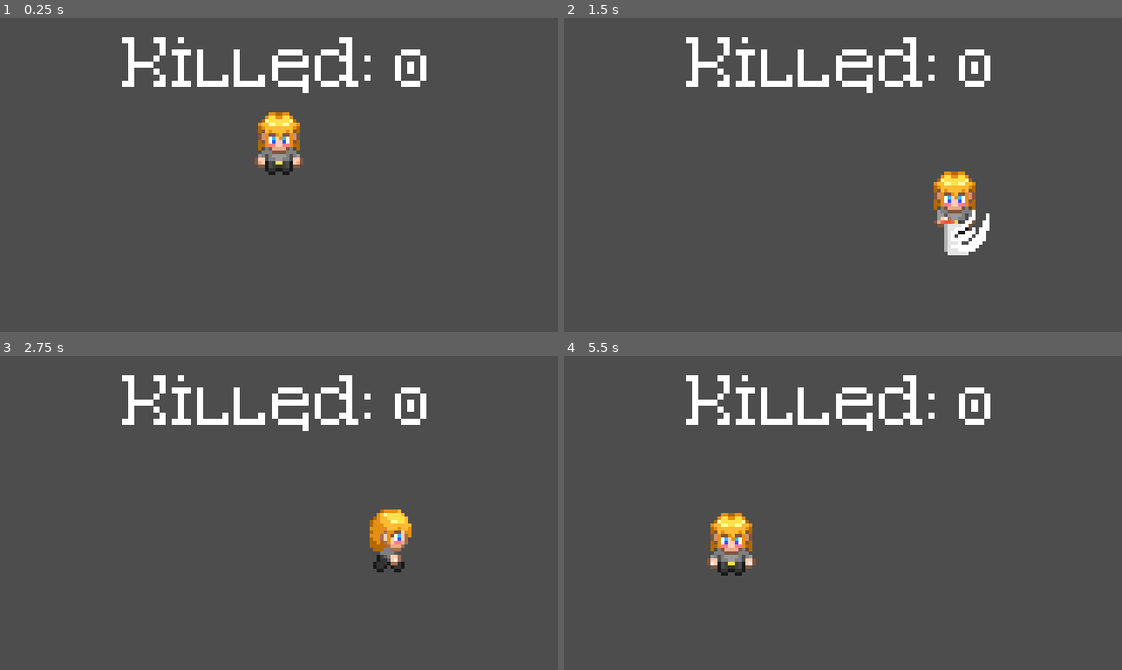
Above: before the commit, frames 1-4 (two rows, left to right).
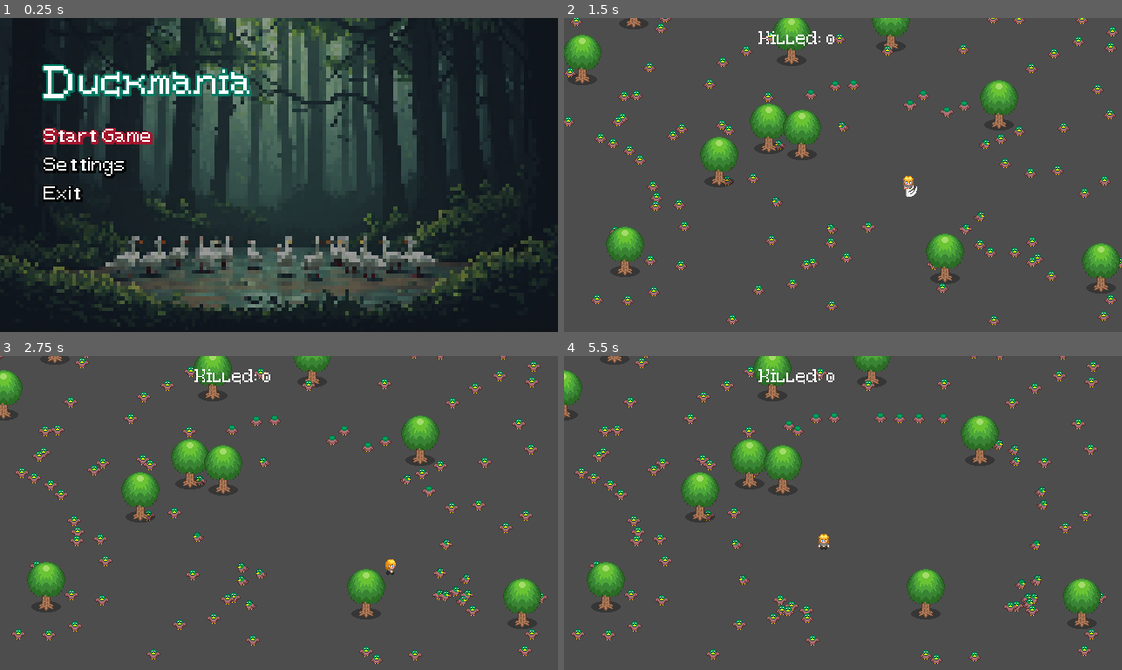
Above: after the commit, the same moments.

Repository: mattiaz/2d-game
Game: Godot game, scene res://menus/main_menu.tscn
Same seed, same stepped clock (60 frames per second), same inputs: the game is played once before the commit and once after it. Before the commit the project starts from res://game/game.tscn.
Inputs (mouse positions are in pixels of both pictures, inside the frame that each line leads up to):
- Up to frame 1 (0.25 s): no input
- Up to frame 2 (1.5 s): tap Enter (choose, bound only after the commit) at 0.5 s; move the mouse to (965, 159) at 0.52 s; hold D (right) 0.53-1.28 s; hold Enter (choose, bound only after the commit) 0.53-1.28 s; click (965, 159) at 0.67 s; move the mouse to (731, 190) at 1.27 s; hold S (down) from 1.28 s (still down); tap Space (slash) at 1.35 s; click (731, 190) at 1.42 s
- Up to frame 3 (2.75 s): tap Enter (choose, bound only after the commit) at 1.55 s; move the mouse to (334, 443) at 2.02 s; release S (down) at 2.03 s; hold D (right) from 2.03 s (still down); hold Enter (choose, bound only after the commit) from 2.03 s (still down); click (334, 443) at 2.17 s
- Up to frame 4 (5.5 s): move the mouse to (815, 575) at 2.77 s; release D (right) at 2.78 s; release Enter (choose, bound only after the commit) at 2.78 s; hold W (up) 2.78-3.53 s; tap Enter (choose, bound only after the commit) at 2.85, 4.35 s; click (815, 575) at 2.92 s; move the mouse to (1010, 560) at 3.52 s; hold Enter (choose, bound only after the commit) 3.53-4.28 s; hold A (left) 3.53-5.03 s; tap Space (slash) at 3.6 s; click (1010, 560) at 3.67 s; move the mouse to (675, 465) at 4.27 s; click (675, 465) at 4.42 s; move the mouse to (870, 513) at 5.02 s; hold S (down) from 5.03 s (still down); hold Enter (choose, bound only after the commit) from 5.03 s (still down); click (870, 513) at 5.17 s

The runs differ from the first frame. In frame 1, 89% of the frame differs, in the area x 0-100%, y 0-100%; in frame 2, 15%; in frame 3, 14%; in frame 4, 14%.

Commit message:
Added a main menu

Diff:
--- a/game/game.gd
+++ b/game/game.gd
@@ -4,7 +4,7 @@
 @export var tree_scene : PackedScene
 @export var number_of_ducks : int = 10
 @export var number_of_trees : int = 20
-@onready var label : Label = $Static/Top/Count
+@onready var label : Label = $Sticky/Top/Count
 
 var kill_count : int = 0
 
--- a/game/game.tscn
+++ b/game/game.tscn
@@ -18,19 +18,20 @@
 number_of_ducks = 100
 number_of_trees = 10
 
-[node name="Static" type="CanvasLayer" parent="."]
+[node name="Sticky" type="CanvasLayer" parent="."]
 layer = 0
 
-[node name="Top" type="HBoxContainer" parent="Static"]
+[node name="Top" type="HBoxContainer" parent="Sticky"]
 anchors_preset = 5
 anchor_left = 0.5
 anchor_right = 0.5
-offset_left = -45.0
-offset_right = 46.0
-offset_bottom = 23.0
+offset_left = -97.5
+offset_top = 10.0
+offset_right = 98.5
+offset_bottom = 34.0
 grow_horizontal = 2
 
-[node name="Count" type="Label" parent="Static/Top"]
+[node name="Count" type="Label" parent="Sticky/Top"]
 layout_mode = 2
 text = "Kill all the ducks!"
 label_settings = SubResource("LabelSettings_8hqgu")
--- /dev/null
+++ b/menus/main_menu.gd
@@ -0,0 +1,54 @@
+extends Control
+
+# Keep track of all menu items
+@onready var menu : Control = $Sticky/Menu
+var menu_items : Array = []
+var menu_index : int = 0
+
+# Label styles for active / normal item
+var style_normal : LabelSettings = preload("res://menus/menu_item_style.tres")
+var style_active : LabelSettings = preload("res://menus/menu_item_selected_style.tres")
+
+# Register a signal for when items are selected
+signal item_selected(item_name)
+
+func _ready() -> void:
+	menu_items = menu.get_children()
+	connect("item_selected", _on_item_selected)
+
+func _input(event: InputEvent) -> void:
+	if event.is_action_pressed("up"):
+		navigate_menu(-1)
+	elif event.is_action_pressed("down"):
+		navigate_menu(1)
+	elif event.is_action_pressed("choose"):
+		emit_signal("item_selected", menu_items[menu_index].name)
+	elif event is InputEventMouseButton and event.pressed:
+		_handle_mouse_click(event.position)
+
+func _handle_mouse_click(pos: Vector2) -> void:
+	for item : Label in menu_items:
+		# Mouse click "inside" label
+		if item.get_global_rect().has_point(pos):
+			emit_signal("item_selected", item.name)
+
+func _on_item_selected(action: String) -> void:
+	match action:
+		"Play": play()
+		"Settings": settings()
+		"Exit": exit()
+
+func navigate_menu(dir: int) -> void:
+	menu_items[menu_index].label_settings = style_normal
+	menu_index = (menu_index + dir) % menu_items.size()
+	if menu_index < 0: menu_index = menu_items.size() - 1
+	menu_items[menu_index].label_settings = style_active
+
+func play() -> void:
+	get_tree().change_scene_to_file("res://game/game.tscn")
+
+func settings() -> void:
+	print("Open settings...")
+
+func exit() -> void:
+	get_tree().quit()
--- /dev/null
+++ b/menus/main_menu.tscn
@@ -0,0 +1,78 @@
+[gd_scene load_steps=7 format=3 uid="uid://cni8abhphitt5"]
+
+[ext_resource type="Script" path="res://menus/main_menu.gd" id="1_h0wdi"]
+[ext_resource type="Texture2D" uid="uid://cdajktep3nke2" path="res://assets/images/bg.png" id="2_1qb4d"]
+[ext_resource type="LabelSettings" uid="uid://ce2ifr2kil1u2" path="res://menus/title_initial_style.tres" id="3_aut3e"]
+[ext_resource type="LabelSettings" uid="uid://b0m5vki33dkgr" path="res://menus/title_style.tres" id="4_4ijuf"]
+[ext_resource type="LabelSettings" uid="uid://pj7851hloxq4" path="res://menus/menu_item_selected_style.tres" id="5_13uxr"]
+[ext_resource type="LabelSettings" uid="uid://daqlbxi1efixa" path="res://menus/menu_item_style.tres" id="6_pw5ge"]
+
+[node name="MainMenu" type="Control"]
+layout_mode = 3
+anchors_preset = 0
+offset_right = 640.0
+offset_bottom = 360.0
+script = ExtResource("1_h0wdi")
+
+[node name="Sticky" type="CanvasLayer" parent="."]
+
+[node name="Background" type="TextureRect" parent="Sticky"]
+anchors_preset = 15
+anchor_right = 1.0
+anchor_bottom = 1.0
+grow_horizontal = 2
+grow_vertical = 2
+texture = ExtResource("2_1qb4d")
+expand_mode = 1
+stretch_mode = 6
+flip_h = true
+
+[node name="Shadow" type="ColorRect" parent="Sticky"]
+anchors_preset = 15
+anchor_right = 1.0
+anchor_bottom = 1.0
+grow_horizontal = 2
+grow_vertical = 2
+color = Color(0.099986, 0.099986, 0.0999861, 0.439216)
+
+[node name="TopLeft" type="HBoxContainer" parent="Sticky"]
+offset_left = 50.0
+offset_top = 40.0
+offset_right = 299.0
+offset_bottom = 102.0
+
+[node name="FirstLetter" type="Label" parent="Sticky/TopLeft"]
+layout_mode = 2
+text = "D"
+label_settings = ExtResource("3_aut3e")
+horizontal_alignment = 1
+vertical_alignment = 1
+
+[node name="Title" type="Label" parent="Sticky/TopLeft"]
+layout_mode = 2
+text = "uckmania"
+label_settings = ExtResource("4_4ijuf")
+horizontal_alignment = 1
+vertical_alignment = 1
+
+[node name="Menu" type="VBoxContainer" parent="Sticky"]
+offset_left = 50.0
+offset_top = 120.0
+offset_right = 299.0
+offset_bottom = 206.0
+
+[node name="Play" type="Label" parent="Sticky/Menu"]
+layout_mode = 2
+text = "Start Game"
+label_settings = ExtResource("5_13uxr")
+
+[node name="Settings" type="Label" parent="Sticky/Menu"]
+layout_mode = 2
+text = "Settings"
+label_settings = ExtResource("6_pw5ge")
+
+[node name="Exit" type="Label" parent="Sticky/Menu"]
+layout_mode = 2
+text = "Exit
+"
+label_settings = ExtResource("6_pw5ge")
--- /dev/null
+++ b/menus/menu_item_selected_style.tres
@@ -0,0 +1,9 @@
+[gd_resource type="LabelSettings" load_steps=2 format=3 uid="uid://pj7851hloxq4"]
+
+[ext_resource type="FontFile" uid="uid://y4reuckbcmow" path="res://assets/fonts/text.ttf" id="1_7ngm5"]
+
+[resource]
+font = ExtResource("1_7ngm5")
+font_size = 22
+shadow_size = 9
+shadow_color = Color(0.641179, 0.0846382, 0.178428, 1)
--- /dev/null
+++ b/menus/menu_item_style.tres
@@ -0,0 +1,9 @@
+[gd_resource type="LabelSettings" load_steps=2 format=3 uid="uid://daqlbxi1efixa"]
+
+[ext_resource type="FontFile" uid="uid://y4reuckbcmow" path="res://assets/fonts/text.ttf" id="1_s6cue"]
+
+[resource]
+font = ExtResource("1_s6cue")
+font_size = 22
+shadow_size = 9
+shadow_color = Color(0, 0, 0, 0.8)
--- /dev/null
+++ b/menus/title_initial_style.tres
@@ -0,0 +1,11 @@
+[gd_resource type="LabelSettings" load_steps=2 format=3 uid="uid://ce2ifr2kil1u2"]
+
+[ext_resource type="FontFile" uid="uid://c7ciq4q7pfqjy" path="res://assets/fonts/serif.ttf" id="1_0257j"]
+
+[resource]
+font = ExtResource("1_0257j")
+font_size = 42
+outline_size = 6
+outline_color = Color(0, 0.486275, 0.396078, 1)
+shadow_size = 8
+shadow_color = Color(0, 0.47451, 0.388235, 0.784314)
--- /dev/null
+++ b/menus/title_style.tres
@@ -0,0 +1,11 @@
+[gd_resource type="LabelSettings" load_steps=2 format=3 uid="uid://b0m5vki33dkgr"]
+
+[ext_resource type="FontFile" uid="uid://c7ciq4q7pfqjy" path="res://assets/fonts/serif.ttf" id="1_beg3s"]
+
+[resource]
+font = ExtResource("1_beg3s")
+font_size = 32
+outline_size = 6
+outline_color = Color(0, 0.486275, 0.396078, 1)
+shadow_size = 8
+shadow_color = Color(0, 0.47451, 0.388235, 0.784314)
--- a/project.godot
+++ b/project.godot
@@ -11,7 +11,7 @@
 [application]
 
 config/name="Game"
-run/main_scene="res://game/game.tscn"
+run/main_scene="res://menus/main_menu.tscn"
 config/features=PackedStringArray("4.3", "Forward Plus")
 config/icon="res://icon.svg"
 
@@ -20,8 +20,8 @@
 window/size/viewport_width=640
 window/size/viewport_height=360
 window/size/mode=2
+window/stretch/mode="viewport"
 window/stretch/aspect="expand"
-window/stretch/scale=4.0
 window/ios/suppress_ui_gesture=false
 
 [input]
@@ -29,21 +29,25 @@
 up={
 "deadzone": 0.5,
 "events": [Object(InputEventKey,"resource_local_to_scene":false,"resource_name":"","device":-1,"window_id":0,"alt_press …(192 unchanged characters)…
+, Object(InputEventKey,"resource_local_to_scene":false,"resource_name":"","device":-1,"window_id":0,"alt_pressed":false,"shift_pressed":false,"ctrl_pressed":false,"meta_pressed":false,"pressed":false,"keycode":0,"physical_keycode":4194320,"key_label":0,"unicode":0,"location":0,"echo":false,"script":null)
 ]
 }
 left={
 "deadzone": 0.5,
 "events": [Object(InputEventKey,"resource_local_to_scene":false,"resource_name":"","device":-1,"window_id":0,"alt_press …(191 unchanged characters)…
+, Object(InputEventKey,"resource_local_to_scene":false,"resource_name":"","device":-1,"window_id":0,"alt_pressed":false,"shift_pressed":false,"ctrl_pressed":false,"meta_pressed":false,"pressed":false,"keycode":0,"physical_keycode":4194319,"key_label":0,"unicode":0,"location":0,"echo":false,"script":null)
 ]
 }
 down={
 "deadzone": 0.5,
 "events": [Object(InputEventKey,"resource_local_to_scene":false,"resource_name":"","device":-1,"window_id":0,"alt_press …(192 unchanged characters)…
+, Object(InputEventKey,"resource_local_to_scene":false,"resource_name":"","device":-1,"window_id":0,"alt_pressed":false,"shift_pressed":false,"ctrl_pressed":false,"meta_pressed":false,"pressed":false,"keycode":0,"physical_keycode":4194322,"key_label":0,"unicode":0,"location":0,"echo":false,"script":null)
 ]
 }
 right={
 "deadzone": 0.5,
 "events": [Object(InputEventKey,"resource_local_to_scene":false,"resource_name":"","device":-1,"window_id":0,"alt_press …(192 unchanged characters)…
+, Object(InputEventKey,"resource_local_to_scene":false,"resource_name":"","device":-1,"window_id":0,"alt_pressed":false,"shift_pressed":false,"ctrl_pressed":false,"meta_pressed":false,"pressed":false,"keycode":0,"physical_keycode":4194321,"key_label":0,"unicode":0,"location":0,"echo":false,"script":null)
 ]
 }
 slash={
@@ -56,6 +60,11 @@
 "events": [Object(InputEventMouseButton,"resource_local_to_scene":false,"resource_name":"","device":-1,"window_id":0,"a …(258 unchanged characters)…
 ]
 }
+choose={
+"deadzone": 0.5,
+"events": [Object(InputEventKey,"resource_local_to_scene":false,"resource_name":"","device":-1,"window_id":0,"alt_pressed":false,"shift_pressed":false,"ctrl_pressed":false,"meta_pressed":false,"pressed":false,"keycode":0,"physical_keycode":4194309,"key_label":0,"unicode":0,"location":0,"echo":false,"script":null)
+]
+}
 
 [rendering]
 
Binary file added: assets/images/bg.png
Not shown, added: assets/images/bg.png.import
